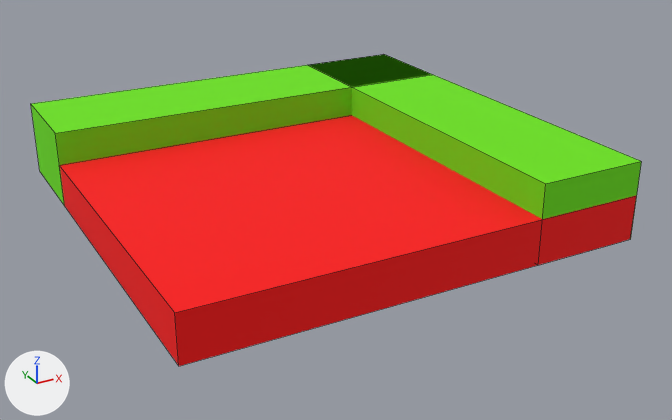
Two versions of the FBX model Assets/Meshes/modular_pieces_corner_1.FBX, one commit apart.
Before and after are seen from a camera (50 mm lens) standing at (-0.899, -1.757, 0.845) and looking at (0.033, -0.063, -0.002). Arrows for +X, +Y and +Z are at lower left; the lights stay in place. Mesh edges are drawn as thin lines. Where no turn or scale is listed for an object, it has been applied to the vertices. Vertices at the same position are counted once.

Objects in the first picture: 'modular_piece_corner_1'.
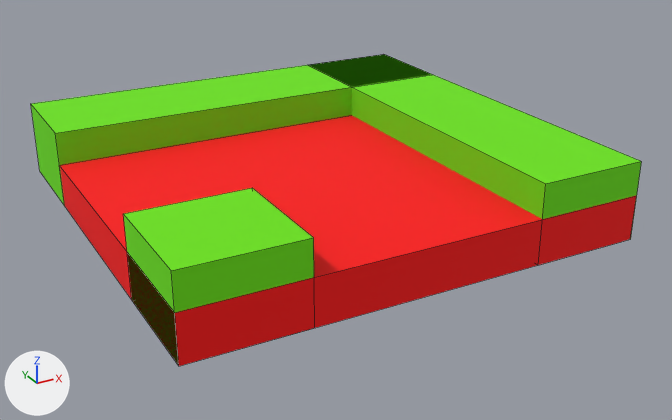
Commit message: added some more modular pieces

Edits to the scene script, one JSON object a line:
```json
{"block": "me_mesh", "where": "me_mesh.from_pydata(...)  # 22 vertices, 18 faces; spans x -0.5..0.501, y -0.5..0.5, z 0.0..0.175"}
{"block": "me_mesh", "where": "# used by ob_modular_piece_corner_1; location = (0.0, 0.0, 0.0)"}
{"block": "me_mesh", "change": "me_mesh part 1: a new loose piece, a box spanning x -0.5..-0.25, y -0.5..-0.25, z 0.0..0.175, in mat_03___default (green #6ce500)"}
```

Boxes (x1, y1, x2, y2) around the edits, measured in the pictures (672 x 420 px):
```json
{"part": 1, "of": "me_mesh", "change": "added", "after": [123, 188, 314, 366], "on screen": "green"}
```
